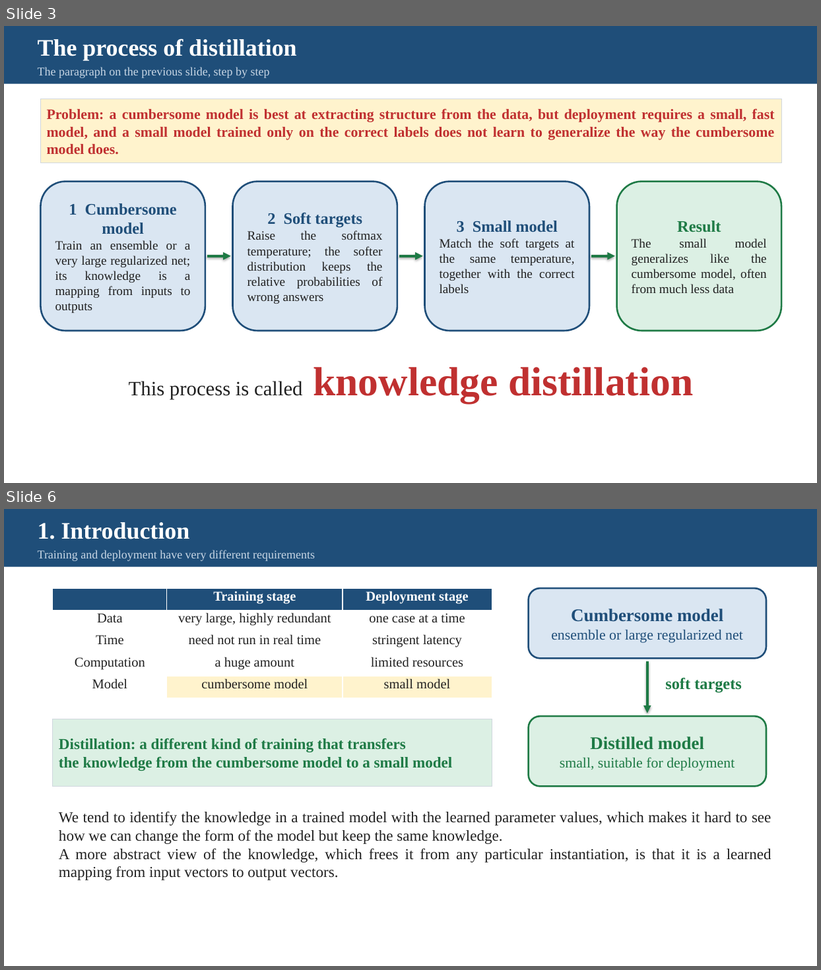
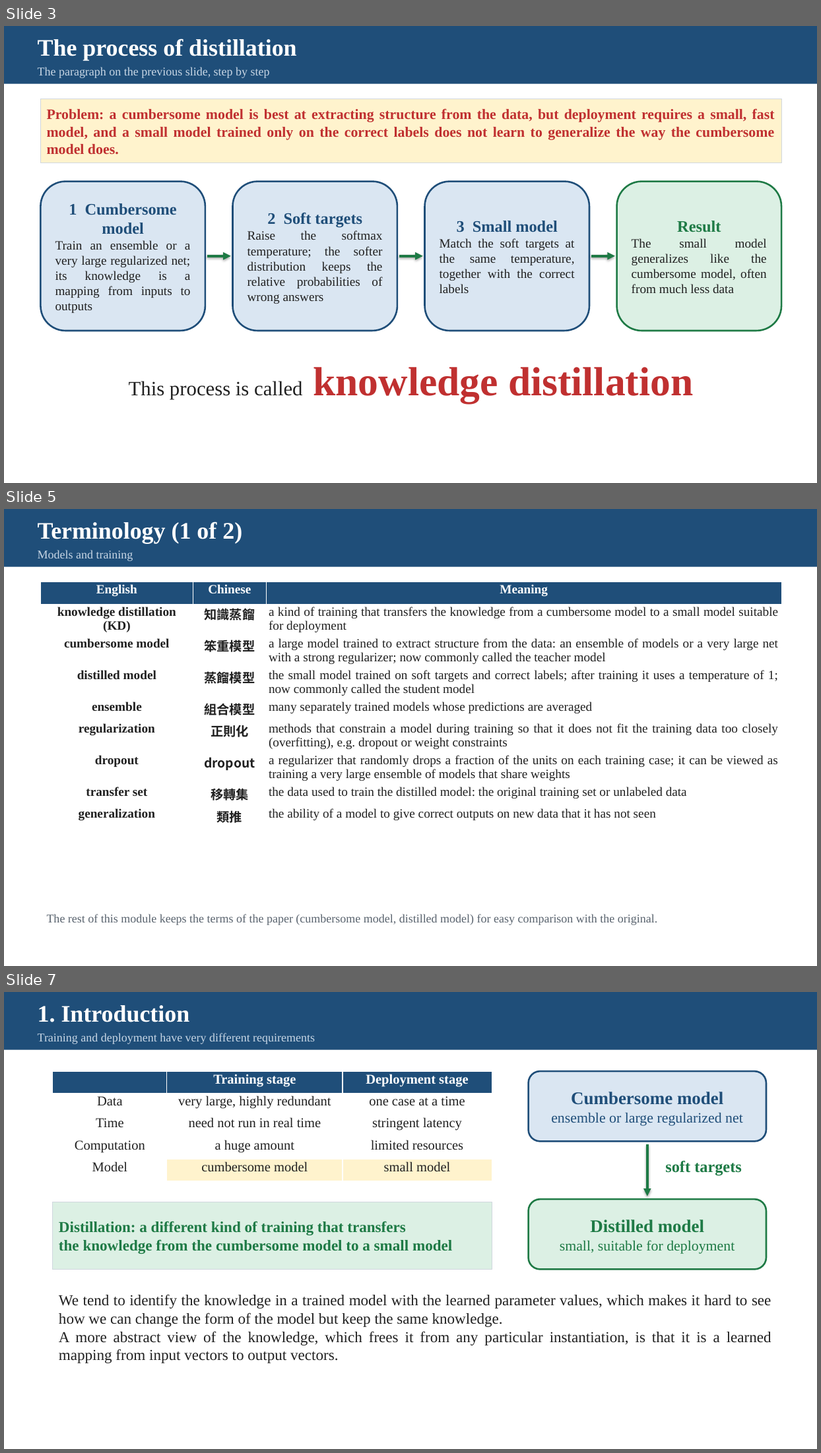
Before and after one commit to pychang-ai/115-1_DLMA, a slide deck: topics/knowledge-distillation/Knowledge_Distillation_slides_EN.pptx. Shown one above the other, each under a label of ours: slides 3 and 6 before the commit, slides 3, 5 and 7 after it; the slides between them are not shown. The pictures are 821x970 and 821x1453 pixels, drawn with LibreOffice and Linux fonts; fonts in the diff are those of the drawing. Boxes give left, top, right and bottom in pixels: in the first picture for what was removed or moved away, otherwise in the second. Text is boxed around its words. In the diff, an @@ line names an element or a change of style, - is before the commit and + after.

```diff
--- a/topics/knowledge-distillation/Knowledge_Distillation_slides_EN.pptx
+++ b/topics/knowledge-distillation/Knowledge_Distillation_slides_EN.pptx
@@ slide 5 added at (x1=4, y1=509, x2=817, y2=966), background #FFFFFF @@
@@ rectangle added at (x1=4, y1=509, x2=817, y2=567), fill #1F4E79 @@
@@ text added at (x1=38, y1=522, x2=242, y2=544), 28 pt, text #FFFFFF, bold @@
+Terminology (1 of 2)
@@ text added at (x1=38, y1=550, x2=133, y2=561), 14 pt, text #C7D6E5 @@
+Models and training
@@ table added at (x1=40, y1=582, x2=781, y2=826), 9 rows, 3 columns @@
+English | Chinese | Meaning
+knowledge distillation (KD) | 知識蒸餾 | a kind of training that transfers the knowledge from a cumbersome model to a small model suitable for deployment
+cumbersome model | 笨重模型 | a large model trained to extract structure from the data: an ensemble of models or a very large net with a strong regularizer; now commonly called the teacher model
+distilled model | 蒸餾模型 | the small model trained on soft targets and correct labels; after training it uses a temperature of 1; now commonly called the student model
+ensemble | 組合模型 | many separately trained models whose predictions are averaged
+regularization | 正則化 | methods that constrain a model during training so that it does not fit the training data too closely (overfitting), e.g. dropout or weight constraints
+dropout | dropout | a regularizer that randomly drops a fraction of the units on each training case; it can be viewed as training a very large ensemble of models that share weights
+transfer set | 移轉集 | the data used to train the distilled model: the original training set or unlabeled data
+generalization | 類推 | the ability of a model to give correct outputs on new data that it has not seen
@@ text added at (x1=47, y1=914, x2=657, y2=925), 14 pt, text #59636E @@
+The rest of this module keeps the terms of the paper (cumbersome model, distilled model) for easy comparison with the original.
@@ what was slide 6 is now slide 7 @@
```
Also in this commit, not shown: 5 slides changed, 1 other file.
